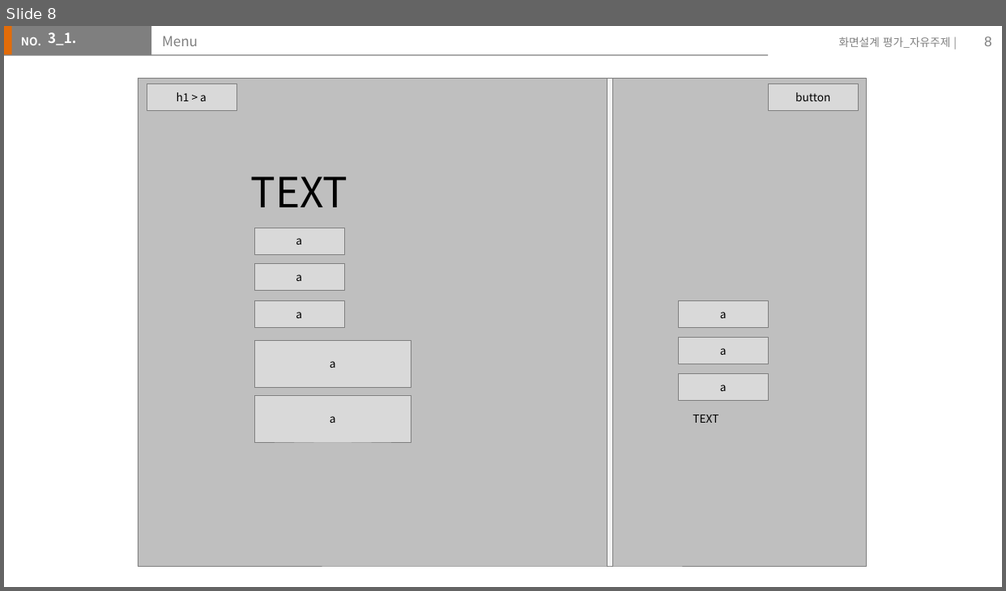
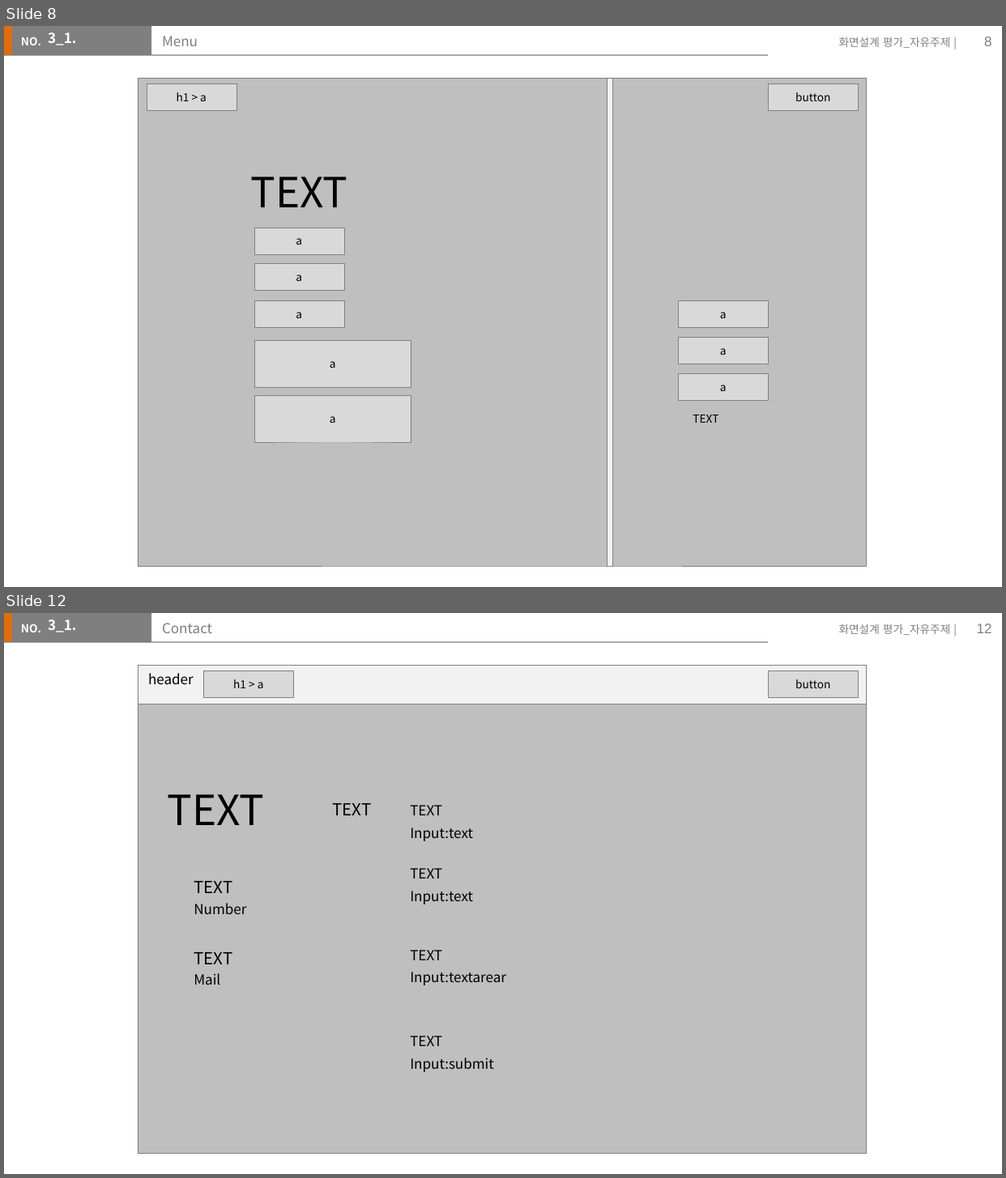
Before and after one commit to Jangyusu/project_portfolio, a slide deck: storyBorad/스토리보드(장유수).pptx. Shown one above the other, each under a label of ours: slide 8 before the commit, slides 8 and 12 after it; the slides between them are not shown. The pictures are 1006x591 and 1006x1178 pixels, drawn with LibreOffice and Linux fonts; fonts in the diff are those of the drawing. Boxes give left, top, right and bottom in pixels: in the first picture for what was removed or moved away, otherwise in the second. Text is boxed around its words. In the diff, an @@ line names an element or a change of style, - is before the commit and + after.

```diff
--- a/storyBorad/스토리보드(장유수).pptx
+++ b/storyBorad/스토리보드(장유수).pptx
@@ slide 12 added at [4, 613, 1002, 1174], background #FFFFFF; not listed: 5 template elements that a slide beside it also shows @@
@@ text added at [48, 619, 76, 632], 10 pt, text #FFFFFF, bold @@
+3_1.
@@ title added at [162, 623, 212, 633], 10 pt, text #7F7F7F @@
+Contact
@@ page number added at [977, 624, 992, 633], 10 pt, text #7F7F7F @@
+12
@@ rectangle added at [138, 665, 866, 1154], fill #FFFFFF, outline #3A5F8C 0.25 pt @@
@@ rectangle added at [138, 665, 866, 704], fill #F2F2F2, outline #808080 0.25 pt @@
@@ text added at [148, 673, 194, 685], 10 pt, text #000000 @@
+header
@@ rectangle added at [203, 671, 293, 698], fill #D9D9D9, outline #808080 0.25 pt, 8 pt, text #000000 @@
+h1 > a
@@ rectangle added at [769, 671, 859, 698], fill #D9D9D9, outline #808080 0.25 pt, 8 pt, text #000000 @@
+button
@@ rectangle added at [138, 704, 866, 1153], fill #BFBFBF, outline #808080 0.25 pt @@
@@ text added at [168, 794, 265, 825], 30 pt, text #000000 @@
+TEXT
@@ text added at [333, 803, 372, 815], 12 pt, text #000000 @@
+TEXT
@@ text added at [410, 805, 442, 815], 10 pt, text #000000 @@
+TEXT
@@ text added at [410, 828, 473, 841], 10 pt, text #000000 @@
+Input:text
@@ text added at [410, 868, 442, 879], 10 pt, text #000000 @@
+TEXT
@@ text added at [194, 881, 232, 893], 12 pt, text #000000 @@
+TEXT
@@ text added at [194, 903, 246, 914], 10 pt, text #000000 @@
+Number
@@ text added at [410, 891, 473, 905], 10 pt, text #000000 @@
+Input:text
@@ text added at [194, 952, 232, 965], 12 pt, text #000000 @@
+TEXT
@@ text added at [410, 950, 442, 960], 10 pt, text #000000 @@
+TEXT
@@ text added at [194, 973, 220, 985], 10 pt, text #000000 @@
+Mail
@@ text added at [410, 972, 506, 986], 10 pt, text #000000 @@
+Input:textarear
@@ text added at [410, 1036, 442, 1046], 10 pt, text #000000 @@
+TEXT
@@ text added at [410, 1058, 494, 1072], 10 pt, text #000000 @@
+Input:submit
```
Also in this commit, not shown: 3 slides changed, 3 other slides added, 19 slides removed, 6 other files.
